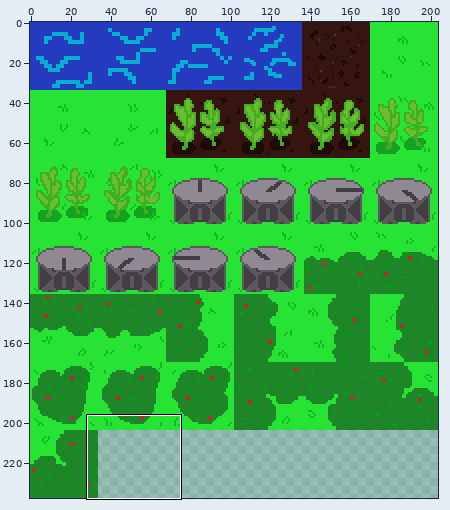
Pixel-art file: NatureSimulationGame/Assets/Sprites/MiscSpriteSheet.aseprite. The picture above shows the old version from afar; the outline marks the close-up.
Close-up. Before:
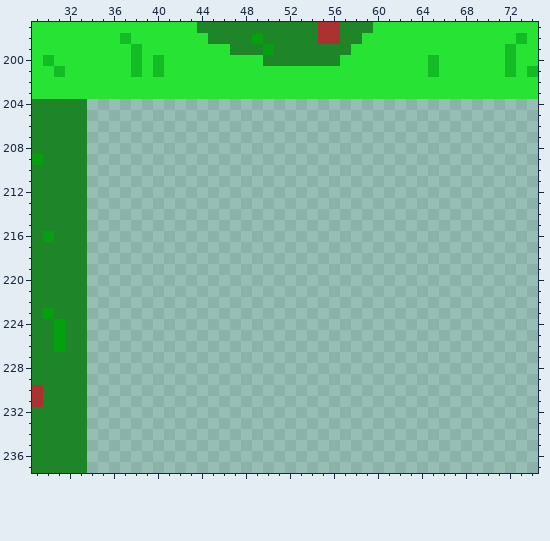
204x238 pixels, 1 frame. Shown: x 29..74, y 197..237.
After the commit:
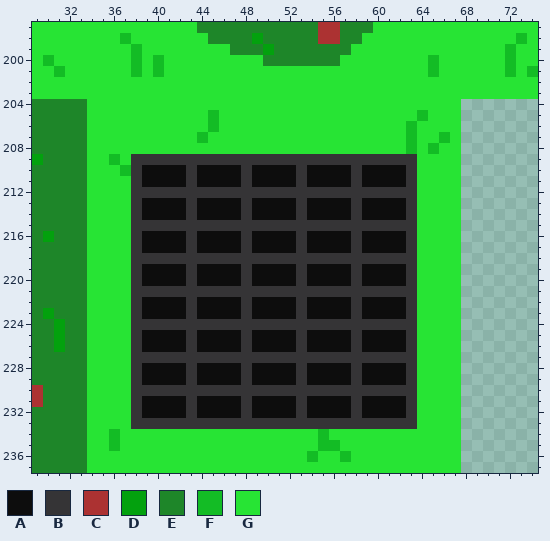
Palette (. is transparent): A #0d0d0d  B #353436  C #ac3232  D #03a10e  E #1e8629  F #13bc25  G #27e434
Edits made:
y 204: x 34..67 .................................. -> GGGGGGGGGGGGGGGGGGGGGGGGGGGGGGGGGG
y 205: x 34..67 .................................. -> GGGGGGGGGGGFGGGGGGGGGGGGGGGGGGFGGG
y 206: x 34..67 .................................. -> GGGGGGGGGGGFGGGGGGGGGGGGGGGGGFGGGG
y 207: x 34..67 .................................. -> GGGGGGGGGGFGGGGGGGGGGGGGGGGGGFGGFG
y 208: x 34..67 .................................. -> GGGGGGGGGGGGGGGGGGGGGGGGGGGGGFGFGG
y 209: x 34..67 .................................. -> GGFGBBBBBBBBBBBBBBBBBBBBBBBBBBGGGG
y 210: x 34..67 .................................. -> GGGFBAAAABAAAABAAAABAAAABAAAABGGGG
y 211: x 34..67 .................................. -> GGGGBAAAABAAAABAAAABAAAABAAAABGGGG
y 212: x 34..67 .................................. -> GGGGBBBBBBBBBBBBBBBBBBBBBBBBBBGGGG
y 213..214: x 34..67 .................................. -> GGGGBAAAABAAAABAAAABAAAABAAAABGGGG
y 215: x 34..67 .................................. -> GGGGBBBBBBBBBBBBBBBBBBBBBBBBBBGGGG
y 216..217: x 34..67 .................................. -> GGGGBAAAABAAAABAAAABAAAABAAAABGGGG
y 218: x 34..67 .................................. -> GGGGBBBBBBBBBBBBBBBBBBBBBBBBBBGGGG
y 219..220: x 34..67 .................................. -> GGGGBAAAABAAAABAAAABAAAABAAAABGGGG
y 221: x 34..67 .................................. -> GGGGBBBBBBBBBBBBBBBBBBBBBBBBBBGGGG
y 222..223: x 34..67 .................................. -> GGGGBAAAABAAAABAAAABAAAABAAAABGGGG
y 224: x 34..67 .................................. -> GGGGBBBBBBBBBBBBBBBBBBBBBBBBBBGGGG
y 225..226: x 34..67 .................................. -> GGGGBAAAABAAAABAAAABAAAABAAAABGGGG
y 227: x 34..67 .................................. -> GGGGBBBBBBBBBBBBBBBBBBBBBBBBBBGGGG
y 228..229: x 34..67 .................................. -> GGGGBAAAABAAAABAAAABAAAABAAAABGGGG
y 230: x 34..67 .................................. -> GGGGBBBBBBBBBBBBBBBBBBBBBBBBBBGGGG
y 231..232: x 34..67 .................................. -> GGGGBAAAABAAAABAAAABAAAABAAAABGGGG
y 233: x 34..67 .................................. -> GGGGBBBBBBBBBBBBBBBBBBBBBBBBBBGGGG
y 234: x 34..67 .................................. -> GGFGGGGGGGGGGGGGGGGGGFGGGGGGGGGGGG
y 235: x 34..67 .................................. -> GGFGGGGGGGGGGGGGGGGGGFFGGGGGGGGGGG
y 236: x 34..67 .................................. -> GGGGGGGGGGGGGGGGGGGGFGGFGGGGGGGGGG
y 237: x 34..67 .................................. -> GGGGGGGGGGGGGGGGGGGGGGGGGGGGGGGGGG
Where, in picture pixels (left, top, right, bottom), the same in both close-ups:
added: (87, 99, 461, 473)
